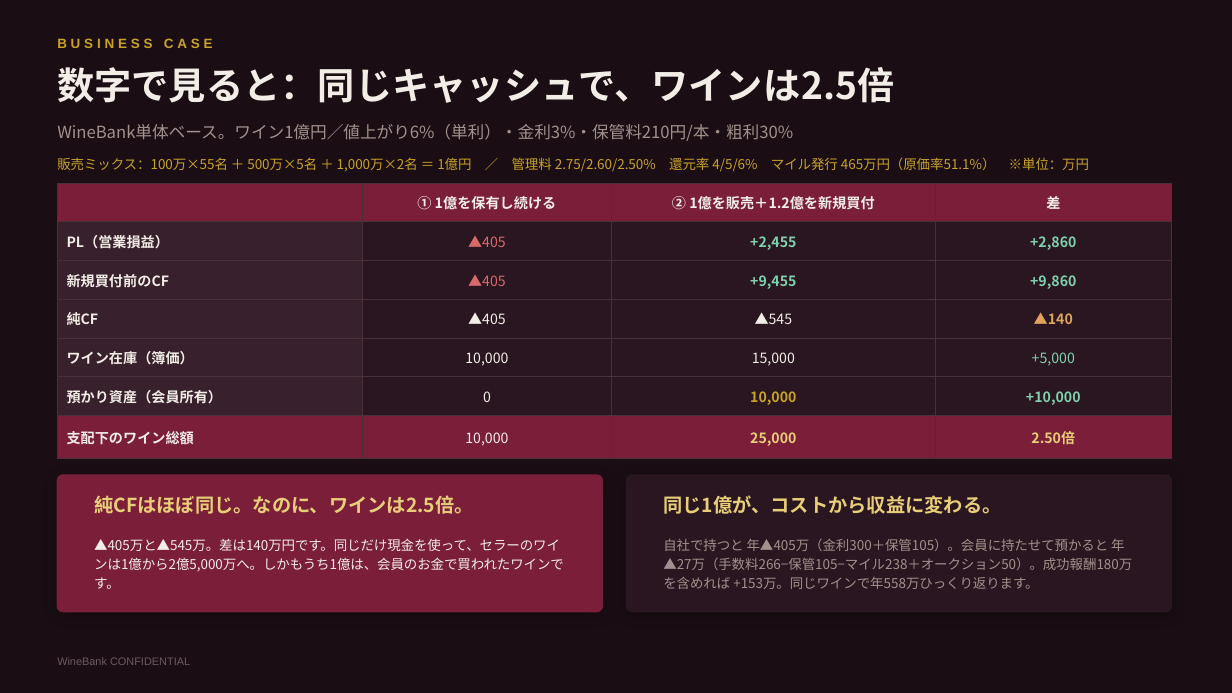
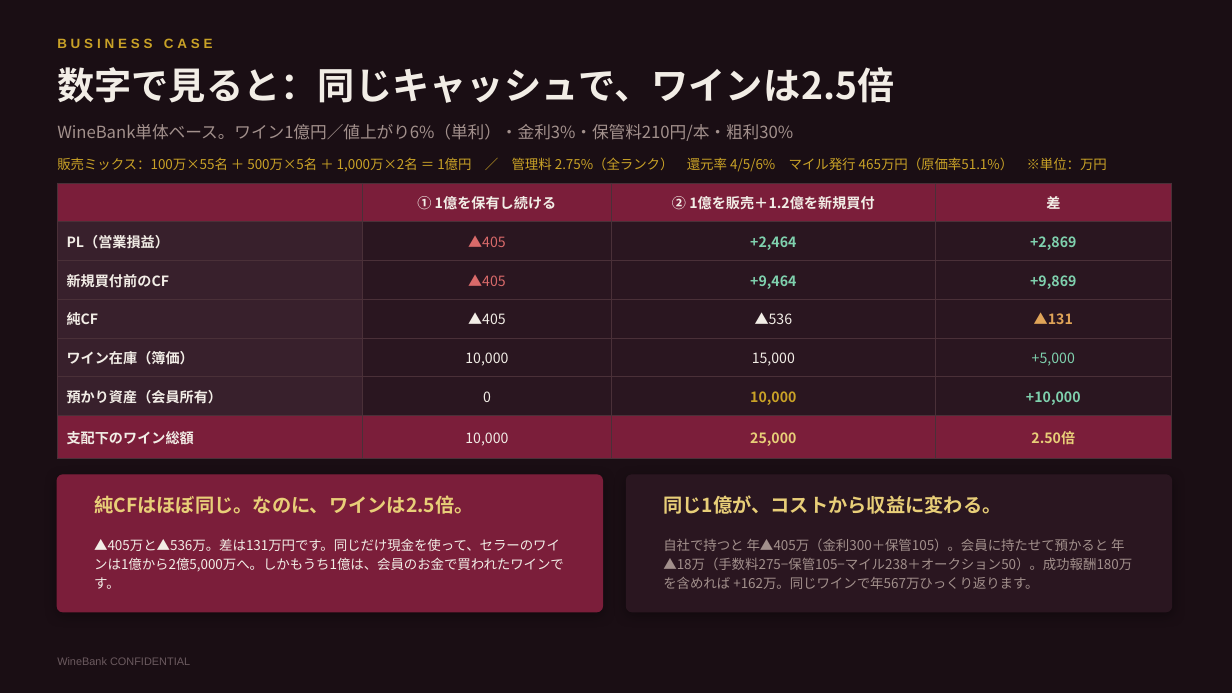
Before and after one commit to nakano-winebank/wine-auction, a slide deck: slide 4 of 提案資料/WineBank_ワインマイル経済圏構想.pptx. Drawn at 1232x693 pixels with LibreOffice and Linux fonts; fonts in the diff are those of the drawing. Boxes give left, top, right and bottom in pixels: in the first picture for what was removed or moved away, otherwise in the second. Text is boxed around its words. In the diff, an @@ line names an element or a change of style, - is before the commit and + after.

```diff
--- a/提案資料/WineBank_ワインマイル経済圏構想.pptx
+++ b/提案資料/WineBank_ワインマイル経済圏構想.pptx
@@ text at <box>57,157,1107,172</box>: text changed @@
-販売ミックス：100万×55名 ＋ 500万×5名 ＋ 1,000万×2名 ＝ 1億円 ／ 管理料 2.75/2.60/2.50% 還元率 4/5/6% マイル発行 465万円（原価率51.1%） ※単位：万円
+販売ミックス：100万×55名 ＋ 500万×5名 ＋ 1,000万×2名 ＝ 1億円 ／ 管理料 2.75%（全ランク） 還元率 4/5/6% マイル発行 465万円（原価率51.1%） ※単位：万円
@@ table at <box>57,183,1172,450</box> @@
-row 2, column 3: +2,455
+row 2, column 3: +2,464
-row 2, column 4: +2,860
+row 2, column 4: +2,869
-row 3, column 3: +9,455
+row 3, column 3: +9,464
-row 3, column 4: +9,860
+row 3, column 4: +9,869
-row 4, column 3: ▲545
+row 4, column 3: ▲536
-row 4, column 4: ▲140
+row 4, column 4: ▲131
@@ text at <box>94,538,564,589</box>: text changed @@
-▲405万と▲545万。差は140万円です。同じだけ現金を使って、セラーのワインは1億から2億5,000万へ。しかもうち1億は、会員のお金で買われたワインです。
+▲405万と▲536万。差は131万円です。同じだけ現金を使って、セラーのワインは1億から2億5,000万へ。しかもうち1億は、会員のお金で買われたワインです。
@@ text at <box>663,539,1132,589</box>: text changed @@
-自社で持つと 年▲405万（金利300＋保管105）。会員に持たせて預かると 年▲27万（手数料266−保管105−マイル238＋オークション50）。成功報酬180万を含めれば +153万。同じワインで年558万ひっくり返ります。
+自社で持つと 年▲405万（金利300＋保管105）。会員に持たせて預かると 年▲18万（手数料275−保管105−マイル238＋オークション50）。成功報酬180万を含めれば +162万。同じワインで年567万ひっくり返ります。
```
Also in this commit, not shown: 5 other slides changed, 5 slides added, 5 other files.
